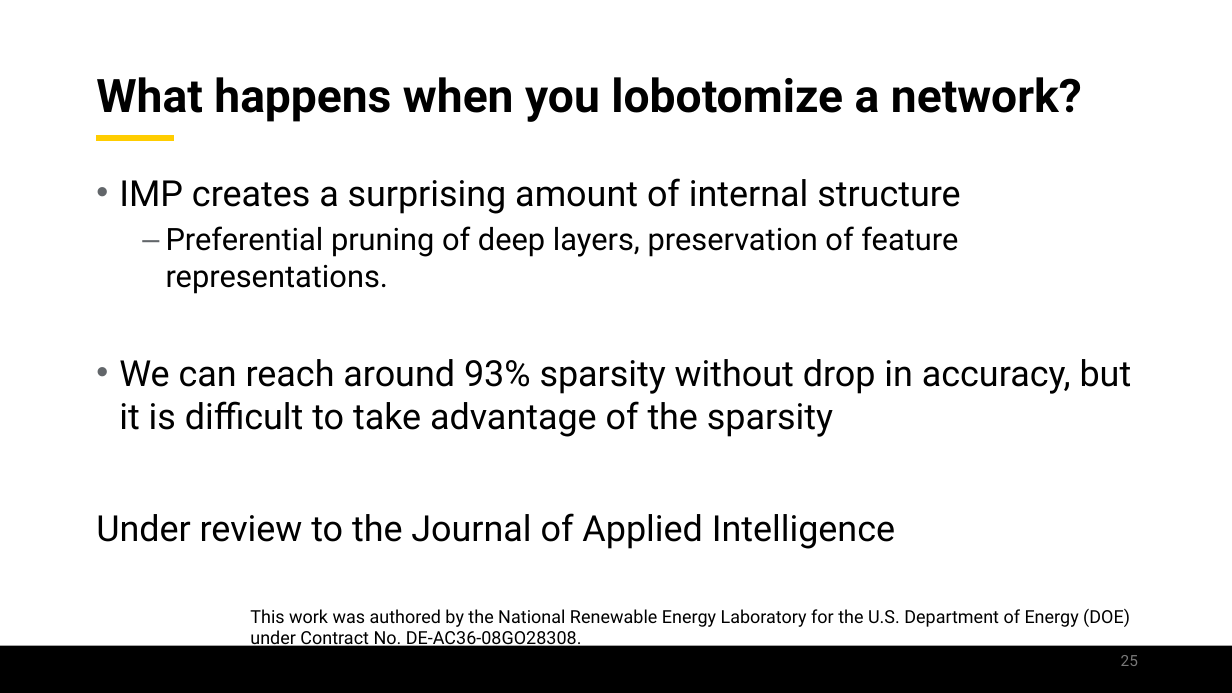
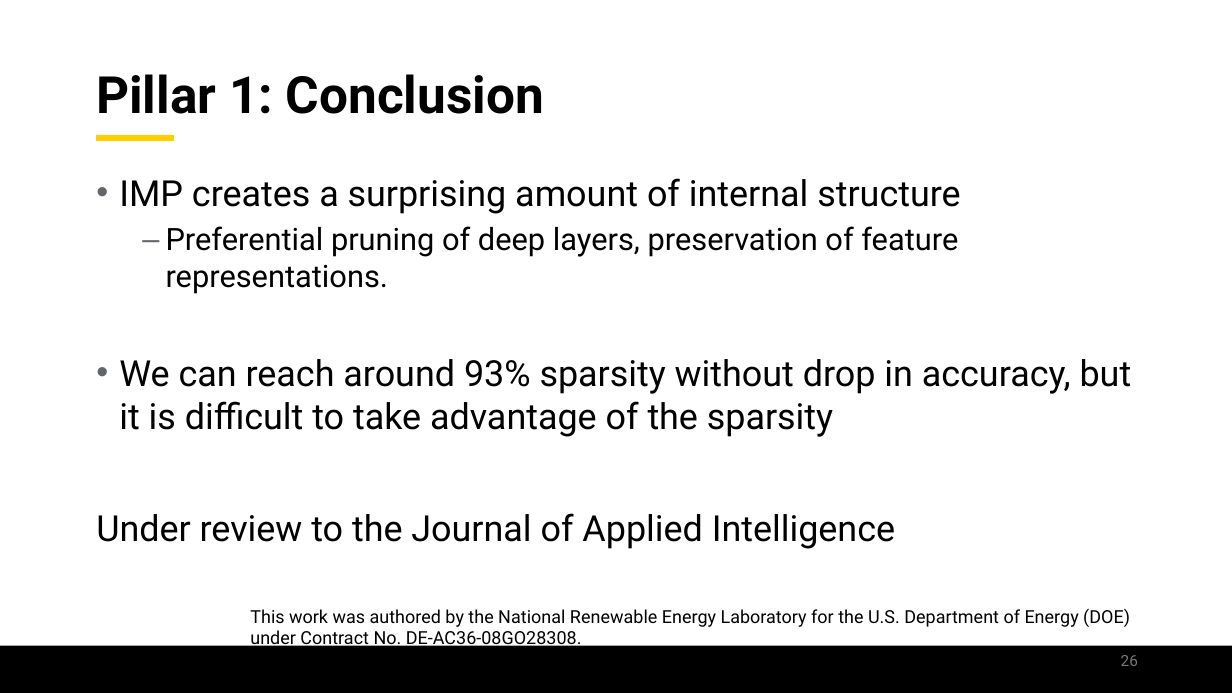
Before and after one commit to jamilgafur/Presentation, a slide deck: slide 26 of Presentation.pptx (slide 25 before the commit). Drawn at 1232x693 pixels with LibreOffice and Linux fonts; fonts in the diff are those of the drawing; background and template pictures are left out. Boxes give left, top, right and bottom in pixels: in the first picture for what was removed or moved away, otherwise in the second. Text is boxed around its words. In the diff, an @@ line names an element or a change of style, - is before the commit and + after.

```diff
--- a/Presentation.pptx
+++ b/Presentation.pptx
@@ title at <box>96,74,544,114</box>: text changed; size 36 to 40 pt @@
-What happens when you lobotomize a network?
+Pillar 1: Conclusion
```
Also in this commit, not shown: 8 other slides changed, 11 slides added, 3 slides removed.
